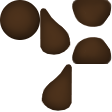
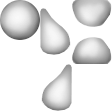
The second w=112, h=112 image is a revision of the first. Changes to its layers:
hid "Sichtbar-Kopie#1" over [left=0, top=0, right=112, bottom=111]
added layer "darker" above "Sichtbar" over [left=0, top=0, right=112, bottom=111]
